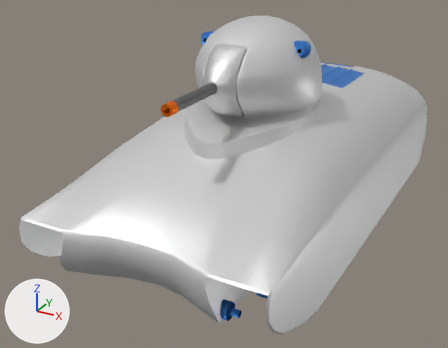
Before and after pictures for a commit that changed the Blender file Blender/AMX-40_Body.blend.
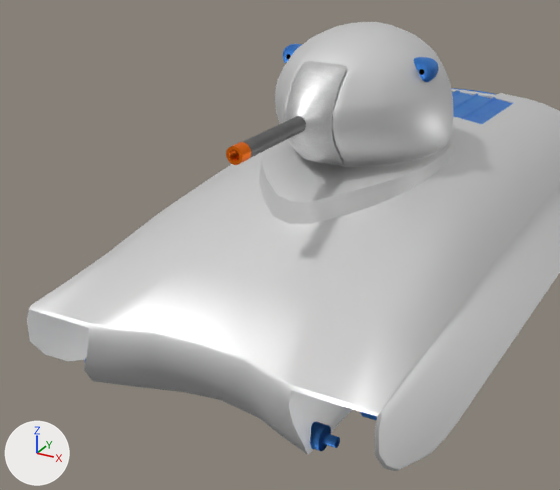
The first picture shows the older version from a 50 mm lens placed at (2.74, -6.03, 3.73), pointed at (-0.4, -0.32, 0.88). The close-ups show both versions on the part from 0% to 89% of the width and 0% to 100% of the height of that picture; other places that the commit changed are outside them. The axes (+X, +Y, +Z) are drawn at lower left. The lights are the same throughout. Both versions are drawn at frame 1 of the action 'GunAction'; the numbers are the values there.

In view in the first close-up: 'Bidy_Sub', 'Body', 'Gun', 'Gun_Shield', 'Head'.
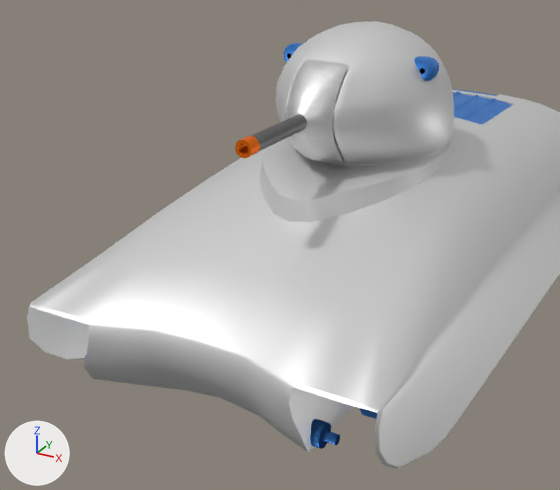
Pixel boxes [x1, y1, x2, y2] of what changed, in the close-ups (560 x 490 px; the box of a moved part takes in the faces that stretch with it):
'Body', reshaped, turned
    before: [27, 89, 560, 472]
    after: [27, 90, 560, 469]
'Head', turned
    before: [275, 22, 453, 167]
    after: [276, 21, 454, 165]
'Gun_Shield', turned
    before: [286, 61, 347, 164]
    after: [287, 60, 348, 162]
'Bidy_Sub', turned
    before: [85, 88, 512, 451]
    after: [85, 89, 512, 449]
'Gun', turned, moved
    before: [226, 116, 306, 165]
    after: [235, 115, 307, 158]
part 1 of me_cube_001, moved or reshaped
    before: [271, 224, 465, 416]
    after: [271, 222, 465, 413]
part 2 of me_cube_001, moved or reshaped
    before: [29, 204, 272, 327]
    after: [29, 203, 273, 324]

What the commit changed:
me_cube_001 is used by ob_body; parent ob_root; location (0.0, 0.0, 0.574).
me_cube_001 had 645 vertices, 932 faces and spanned x -1.25..1.25, y -2.63..2.76, z -0.23..1.22.
me_cube_001 now has 643 vertices, 928 faces and spans x -1.25..1.25, y -2.63..2.76, z -0.23..1.22.
Part 1, on me_cube_001:
3 vertices are removed from x 1.1..1.21, y -2.58..-1.98, z 0.58..0.73.
13 faces are deleted.
1 vertex moves from x 0.49, y -1.96, z 0.77 to x 0.51, y -1.96, z 0.78.
2 vertices are added at (1.1, -1.99, 0.74), (1.21, -1.98, 0.66).
11 new faces join them.
Part 2, on me_cube_001:
3 vertices are removed from x -1.21..-1.1, y -2.58..-1.98, z 0.58..0.73.
13 faces are deleted.
1 vertex moves from x -0.49, y -1.96, z 0.77 to x -0.51, y -1.96, z 0.78.
2 vertices are added at (-1.1, -1.99, 0.74), (-1.21, -1.98, 0.66).
11 new faces join them.
Object 'Body' (ob_body) turns from (0, 0, 0) to (-0.4, 0, 0) degrees about x, y and z.
Object 'Gun' (ob_gun) moves from (0.0, -1.05, 2.152) to (0.0, -0.966, 2.152).
